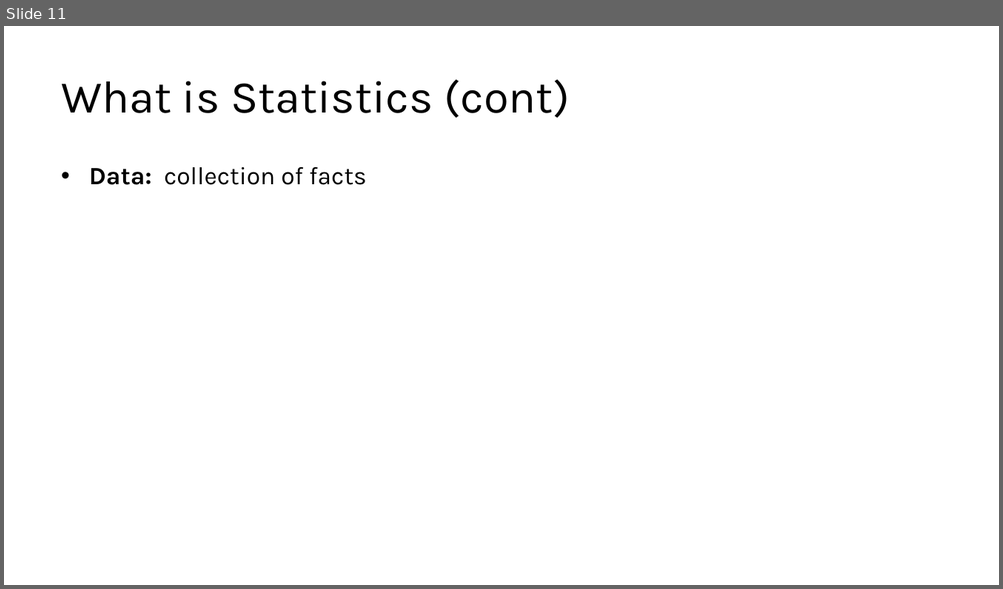
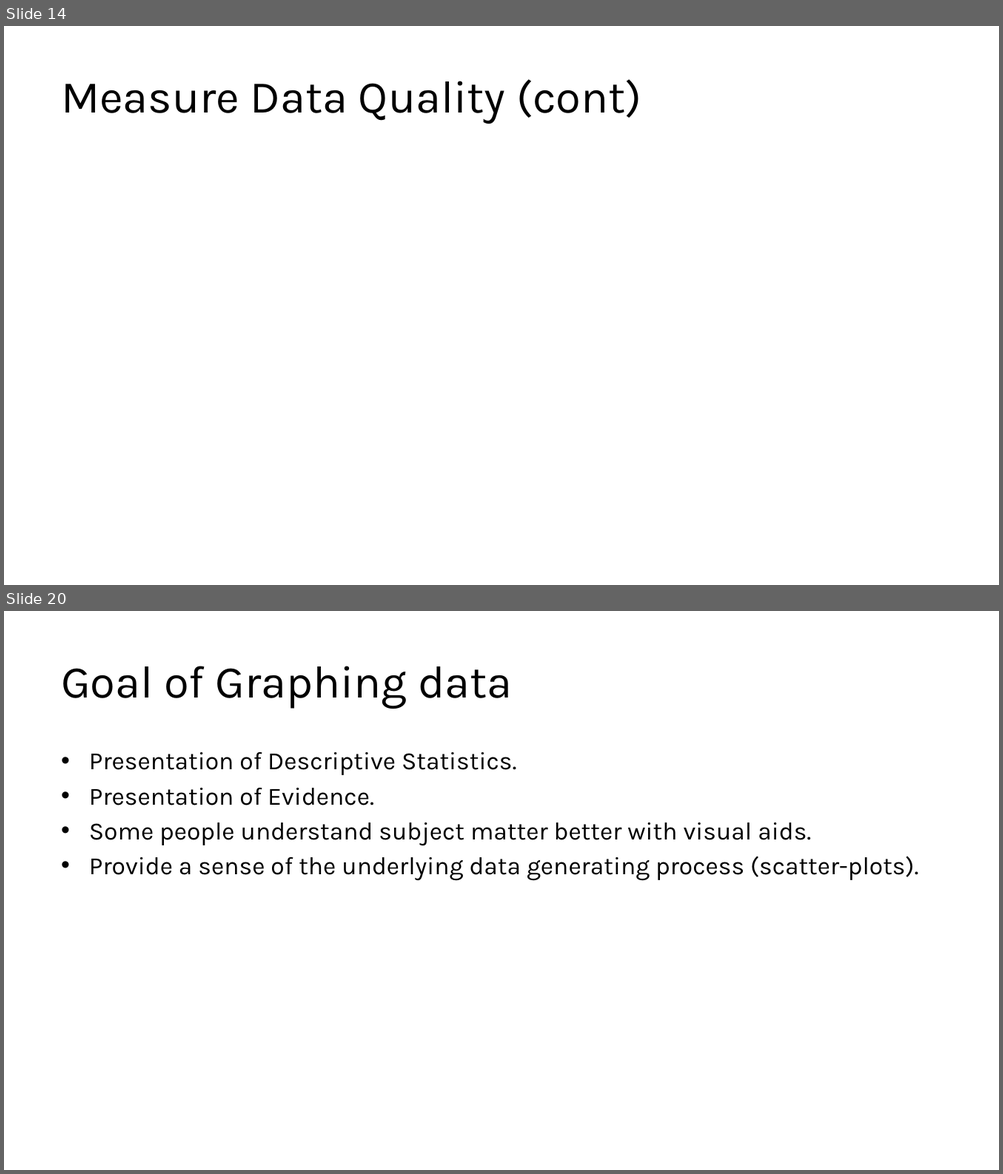
Before and after one commit to kershrita/Data-Science-Roadmap, a slide deck: slides/Session 02 - Introduction to Statistics.pptx. Shown one above the other, each under a label of ours: slide 11 before the commit, slides 14 and 20 after it; the slides between them are not shown. The pictures are 1003x589 and 1003x1174 pixels, drawn with LibreOffice and Linux fonts; fonts in the diff are those of the drawing; grey boxes stand for pictures. Boxes give left, top, right and bottom in pixels: in the first picture for what was removed or moved away, otherwise in the second. Text is boxed around its words. In the diff, an @@ line names an element or a change of style, - is before the commit and + after.

```diff
--- a/slides/Session 02 - Introduction to Statistics.pptx
+++ b/slides/Session 02 - Introduction to Statistics.pptx
@@ slide 20 added at [4, 611, 999, 1170], background #FFFFFF @@
@@ title added at [61, 666, 512, 709], 44 pt, text #000000 @@
+Goal of Graphing data
@@ text added at [89, 752, 918, 880], 24 pt, text #000000 @@
+• Presentation of Descriptive Statistics.
+• Presentation of Evidence.
+• Some people understand subject matter better with visual aids.
+• Provide a sense of the underlying data generating process (scatter-plots).
@@ what was slide 11 is now slide 14 @@
@@ slide 14 changed as well @@
@@ title at [61, 79, 641, 124]: text changed @@
-What is Statistics (cont)
+Measure Data Quality (cont)
@@ text removed at [89, 167, 367, 185] @@
-• Data: collection of facts
```
Also in this commit, not shown: 8 other slides changed, 22 other slides added, 2 slides removed.
